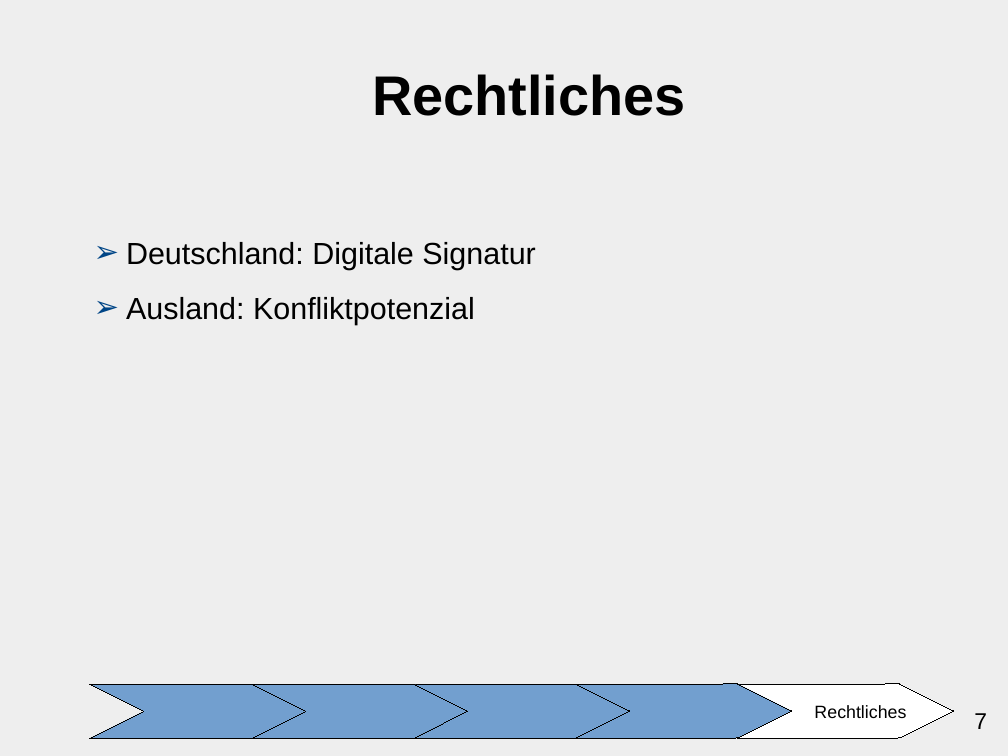
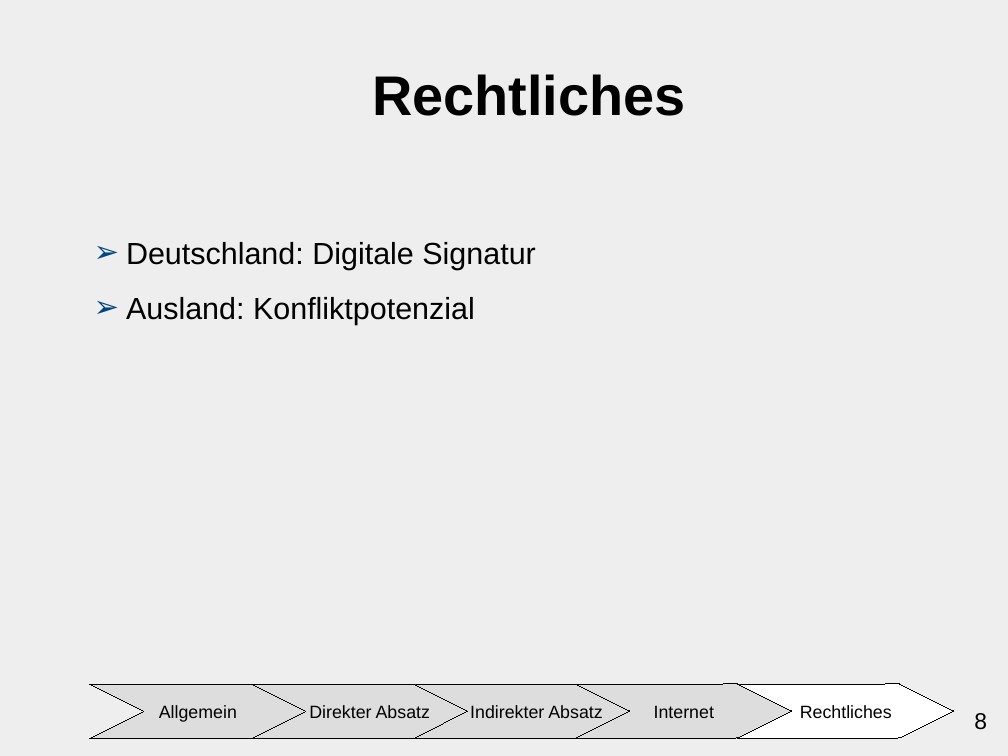
Before and after one commit to ChristianMarzianGithub/WGBlockWoche2Praesentation, a slide deck: slide 8 of TemplateHellGrauBlau.odp (slide 7 before the commit). Drawn at 1008x756 pixels with LibreOffice and Linux fonts; fonts in the diff are those of the drawing. Boxes give left, top, right and bottom in pixels: in the first picture for what was removed or moved away, otherwise in the second. Text is boxed around its words. In the diff, an @@ line names an element or a change of style, - is before the commit and + after.

```diff
--- a/TemplateHellGrauBlau.odp
+++ b/TemplateHellGrauBlau.odp
@@ freeform shape removed at [90,684,306,738] @@
@@ freeform shape added at [90,684,306,738], fill #DDDDDD, outline #000000 0 pt, 14 pt, text #000000 @@
+Allgemein
@@ freeform shape removed at [252,684,468,738] @@
@@ freeform shape added at [252,684,468,738], fill #DDDDDD, outline #000000 0 pt, 14 pt, text #000000 @@
+Direkter Absatz
@@ freeform shape removed at [414,684,630,738] @@
@@ freeform shape added at [414,684,630,738], fill #DDDDDD, outline #000000 0 pt, 14 pt, text #000000 @@
+Indirekter Absatz
@@ freeform shape removed at [576,684,792,738] @@
@@ freeform shape added at [576,684,792,738], fill #DDDDDD, outline #000000 0 pt, 14 pt, text #000000 @@
+Internet
@@ page number at [974,713,987,730]: text changed @@
-7
+8
```
Also in this commit, not shown: 5 other slides changed, 1 slide added.
